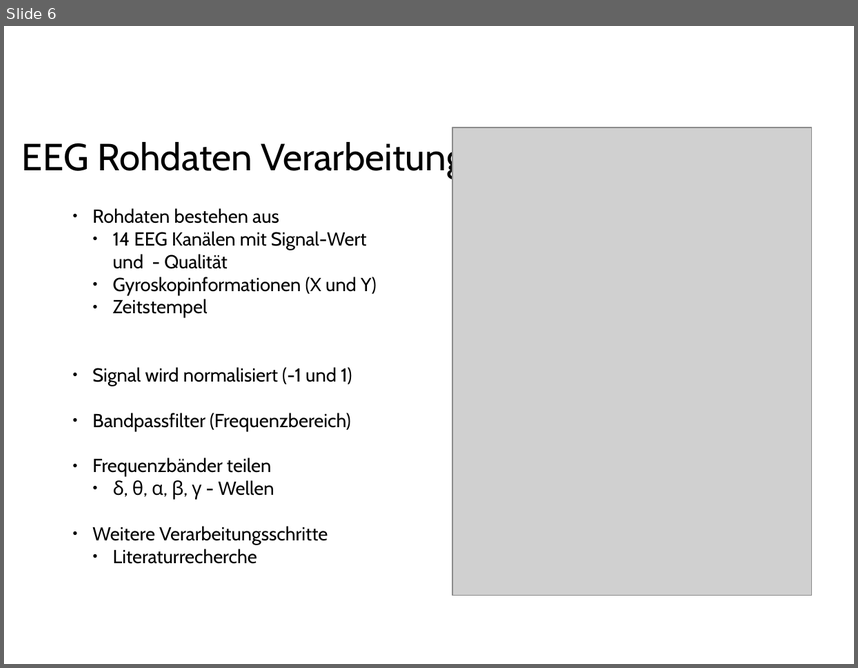
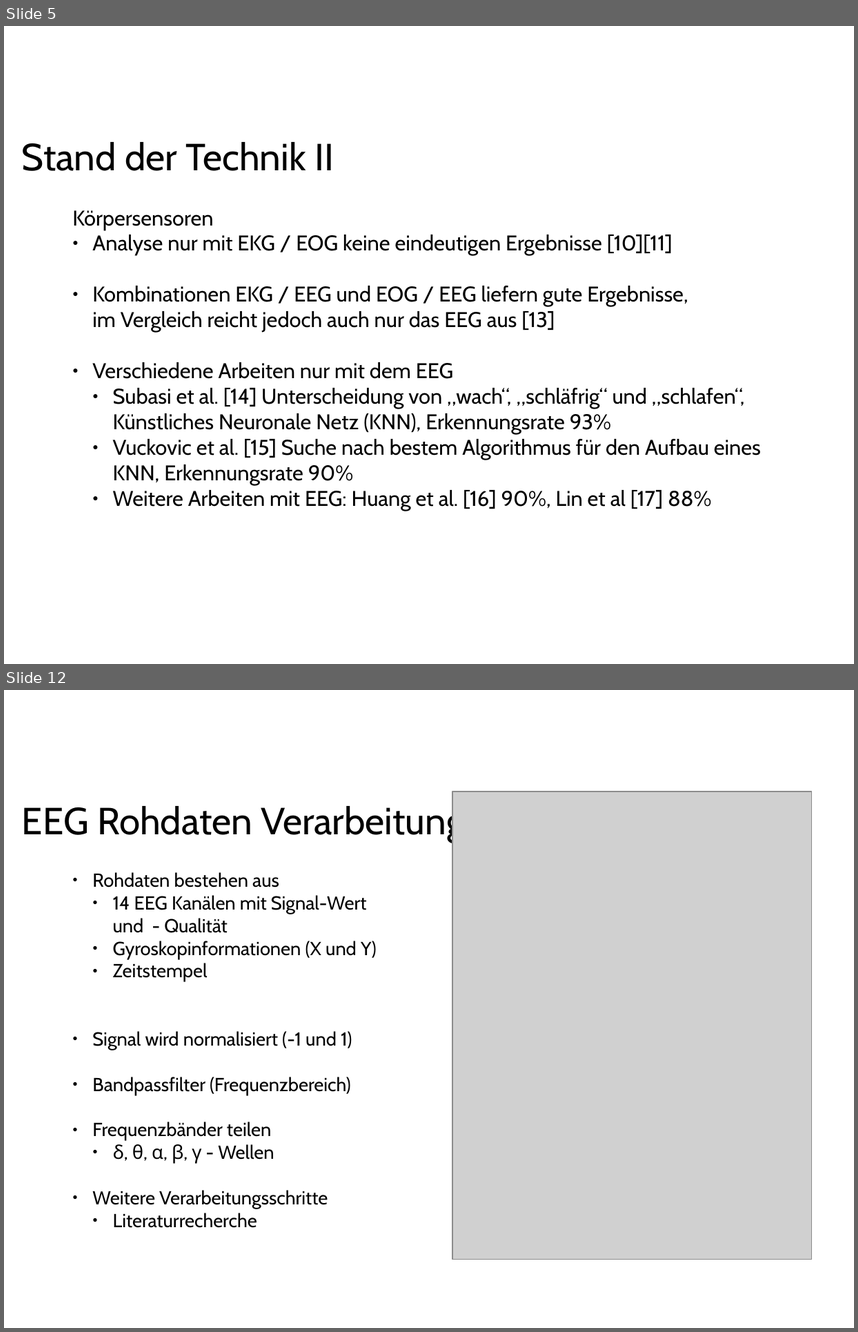
Before and after one commit to ppasler/current-adas, a slide deck: project/presentation/Praesentation_PoSDBoS_Pasler.odp. Shown one above the other, each under a label of ours: slide 6 before the commit, slides 5 and 12 after it; the slides between them are not shown. The pictures are 858x668 and 858x1332 pixels, drawn with LibreOffice and Linux fonts; fonts in the diff are those of the drawing; grey boxes stand for pictures; background and template pictures are left out. Boxes give left, top, right and bottom in pixels: in the first picture for what was removed or moved away, otherwise in the second. Text is boxed around its words. In the diff, an @@ line names an element or a change of style, - is before the commit and + after.

```diff
--- a/project/presentation/Praesentation_PoSDBoS_Pasler.odp
+++ b/project/presentation/Praesentation_PoSDBoS_Pasler.odp
@@ slide 5 added at [4, 26, 854, 664], background #FFFFFF @@
@@ text added at [22, 142, 334, 171], 32 pt, text #000000 @@
+Stand der Technik II
@@ text added at [72, 210, 761, 510], 18 pt, text #000000 @@
+Körpersensoren
+● Analyse nur mit EKG / EOG keine eindeutigen Ergebnisse [10][11]
+● Kombinationen EKG / EEG und EOG / EEG liefern gute Ergebnisse,
+  im Vergleich reicht jedoch auch nur das EEG aus [13]
+● Verschiedene Arbeiten nur mit dem EEG
+  ● Subasi et al. [14] Unterscheidung von „wach“, „schläfrig“ und „schlafen“, Künstliches Neuronale Netz (KNN), Erkennungsrate 93%
+  ● Vuckovic et al. [15] Suche nach bestem Algorithmus für den Aufbau eines KNN, Erkennungsrate 90%
+  ● Weitere Arbeiten mit EEG: Huang et al. [16] 90%, Lin et al [17] 88%
@@ what was slide 6 is now slide 12 @@
```
Also in this commit, not shown: 2 slides changed, 7 other slides added, 5 slides removed.
